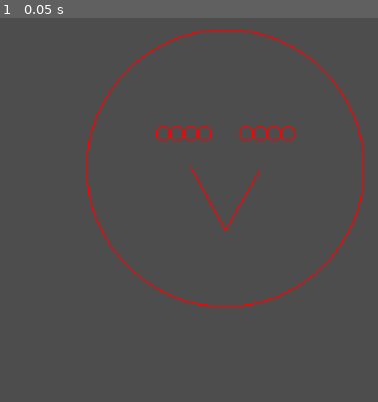
Above: before the commit, frame 1.
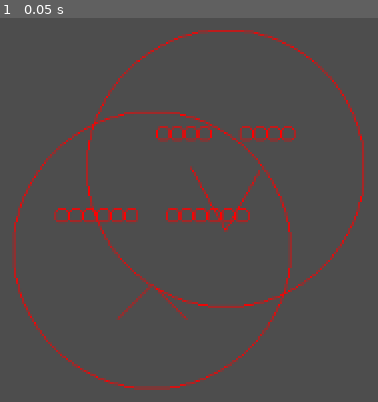
Above: after the commit, the same moment.

Repository: satyaF123/lab_test
Game: Godot game, scene res://main.tscn
The game is run twice, just before and just after one commit, with the same random seed, the same clock (stepped at 60 frames per second) and the same inputs.
Inputs:
- Up to frame 1 (0.05 s): no input

The runs differ from the first frame. In frame 1, 2.4% of the frame differs, in the area x 3-78%, y 24-97%.

Commit message:
attached script to main scene and created random num generator

Diff:
--- a/SadFace.tscn
+++ b/SadFace.tscn
@@ -1,3 +1,6 @@
-[gd_scene format=3 uid="uid://dtun2u63dwe1v"]
+[gd_scene load_steps=2 format=3 uid="uid://dtun2u63dwe1v"]
+
+[ext_resource type="Script" uid="uid://dj3ps5xuth874" path="res://drawsadface.gd" id="1_hrv5o"]
 
 [node name="Node2D" type="Node2D"]
+script = ExtResource("1_hrv5o")
--- a/drawsadface.gd
+++ b/drawsadface.gd
@@ -1 +1,13 @@
 extends Node2D
+
+var center = Vector2(randi_range(50,500),randi_range(50,500))
+var eyes = randi_range(2,6)
+func _draw() -> void:
+	draw_circle(Vector2(center),100,Color.RED,false)
+	for i in range(eyes):
+		draw_circle(Vector2(center.x+15+(i*10),center.y-25),5,Color.RED,false)
+		draw_circle(Vector2(center.x-15-(i*10),center.y-25),5,Color.RED,false)
+
+
+	draw_line(Vector2(center.x,center.y+25),Vector2(center.x-25,center.y+50),Color.RED)
+	draw_line(Vector2(center.x,center.y+25),Vector2(center.x+25,center.y+50),Color.RED)
--- /dev/null
+++ b/main.gd
@@ -0,0 +1 @@
+extends Node2D
--- a/main.tscn
+++ b/main.tscn
@@ -1,7 +1,10 @@
-[gd_scene load_steps=2 format=3 uid="uid://itmlrqkbvyq3"]
+[gd_scene load_steps=3 format=3 uid="uid://itmlrqkbvyq3"]
 
 [ext_resource type="PackedScene" uid="uid://du8yc4cfw15ji" path="res://happyface.tscn" id="1_ig7tw"]
+[ext_resource type="PackedScene" uid="uid://dtun2u63dwe1v" path="res://SadFace.tscn" id="2_0xm2m"]
 
-[node name="Node2D" type="Node2D"]
+[node name="main" type="Node2D"]
 
-[node name="Face" parent="." instance=ExtResource("1_ig7tw")]
+[node name="HappyFace" parent="." instance=ExtResource("1_ig7tw")]
+
+[node name="SadFace" parent="." instance=ExtResource("2_0xm2m")]
Not shown, added: main.gd.uid
